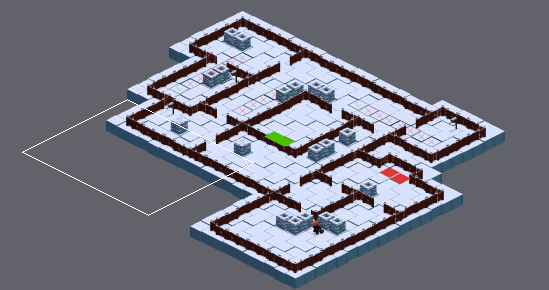
Level history. Tiled map (JSON): TBSA/Bin/Data/Tiled/4_Kiosk.json. The first picture is a wide view before the edit; the outline marks the close-up.
Close-up. Before the commit:
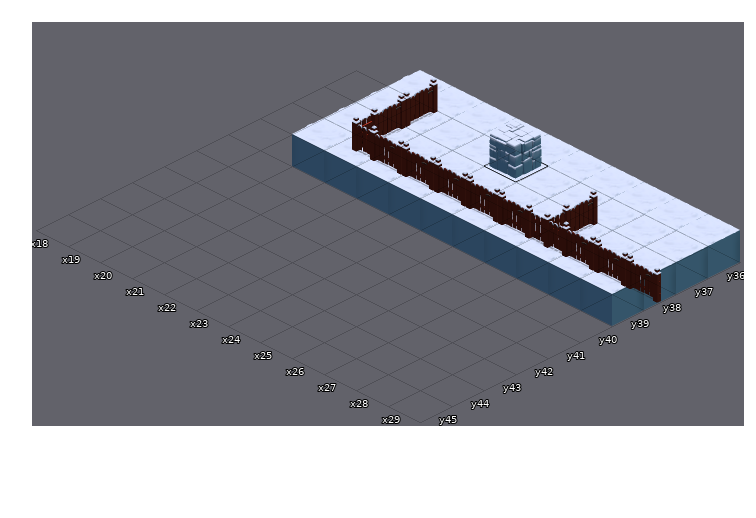
Cells are 128x64 px. Isometric: x runs down to the right, y down to the left. Shown: x 18..29, y 36..45.
The same view after the edit:
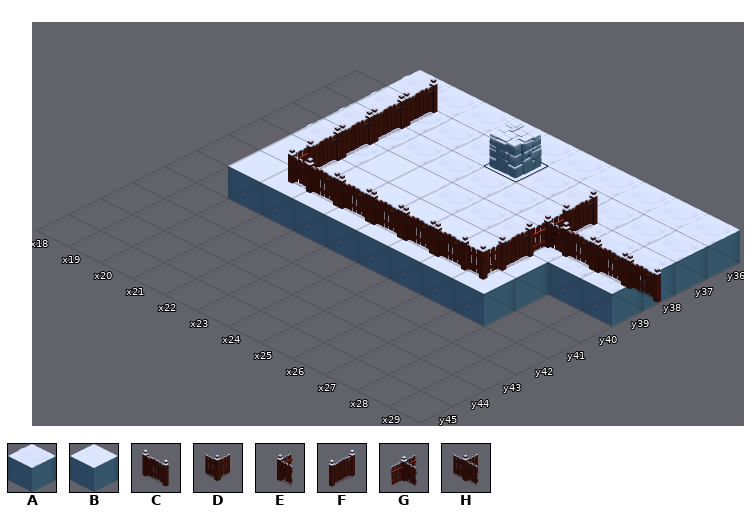
Key: from "tileSheetFloors": A 0, B 16; from "tileSheetWalls": C 0, D 1, E 4, F 17, G 21, H 22.
_ is an empty cell.
Tiles replaced or removed in this view: A, C, E, H.
The exact change:
Changed rows in their new state; . is an unchanged cell.
Layer "floor":
first column x 20:
39 ..BB....
40 BBBBBBBB
41 BBBBBBBB
Layer "walls":
first column x 20:
38 F_____G
39 F.....F
40 ECCCCCD
